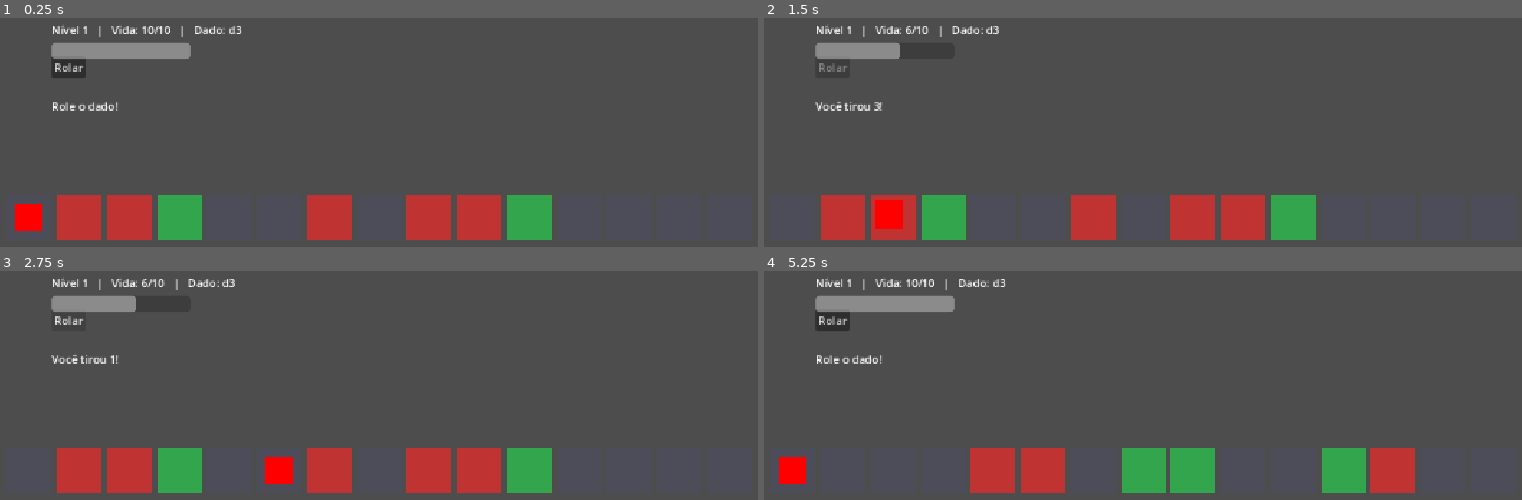
Above: before the commit, frames 1-4 (two rows, left to right).
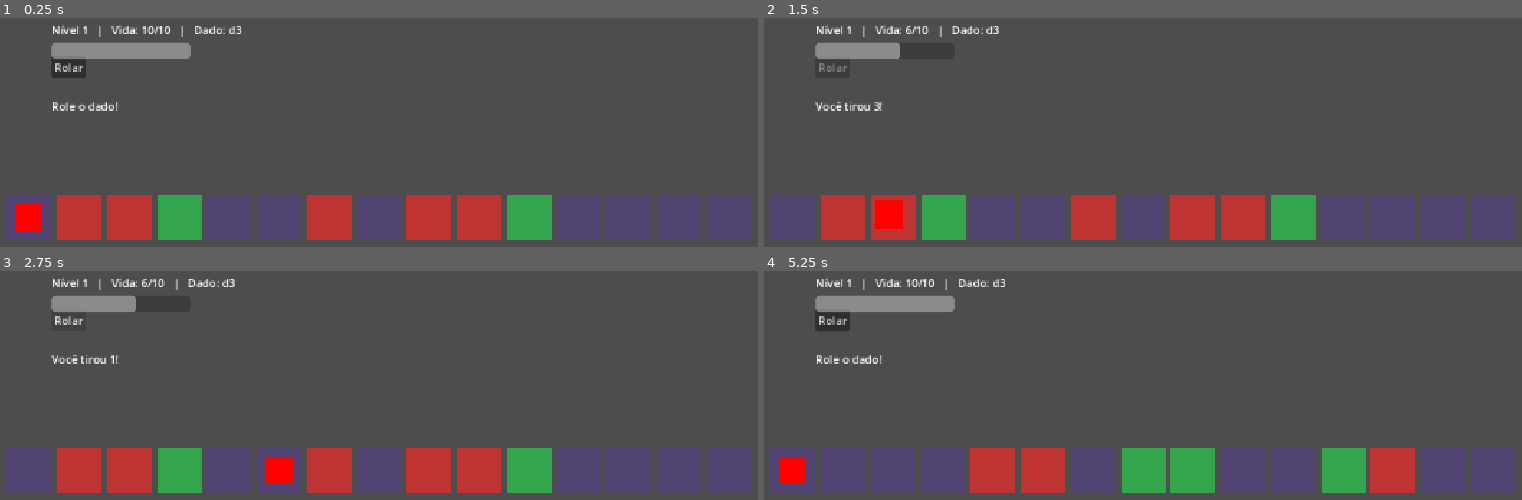
Above: after the commit, the same moments.

Repository: icamarassa/Dice-Run
Game: Godot game, scene res://scenes/main.tscn
Same seed, same stepped clock (60 frames per second), same inputs: the game is played once before the commit and once after it.
Inputs:
- Up to frame 1 (0.25 s): no input
- Up to frame 2 (1.5 s): click "Rolar" at 0.5 s; click "Rolar" at 1.25 s
- Up to frame 3 (2.75 s): click "Rolar" at 2 s
- Up to frame 4 (5.25 s): tap Enter at 2.75 s; tap Space at 4.25 s; click "Jogar de novo?" at 5 s

The runs differ from the first frame. In frame 1, 8.8% of the frame differs, in the area x 0-100%, y 77-97%; in frame 2, 9.2%; in frame 3, 8.8%; in frame 4, 10%.

Commit message:
Marco 3.5: níveis crescentes e câmera

Diff:
--- a/scenes/main.tscn
+++ b/scenes/main.tscn
@@ -49,3 +49,5 @@
 offset_right = 40.0
 offset_bottom = 40.0
 color = Color(1, 0, 0, 1)
+
+[node name="Camera2D" type="Camera2D" parent="." unique_id=1690541185]
--- a/scripts/main.gd
+++ b/scripts/main.gd
@@ -4,10 +4,14 @@
 
 enum TipoCasa { NEUTRA, BUFF, DEBUFF }
 
-var TOTAL_CASAS := 15
+var total_casas := 15
 const TAMANHO_CASA := 64
 const ESPACO := 8
 const ORIGEM := Vector2(36, 300)
+
+# Metade da janela (1152x648)
+const METADE_LARGURA := 576.0
+const METADE_ALTURA := 324.0
 
 const VIDA_INICIAL := 10
 const DANO_BASE := 4
@@ -22,7 +26,7 @@
 const PASTA_BUFFS := "res://dados/buffs/"
 
 const CORES := {
-	TipoCasa.NEUTRA: Color(0.3, 0.3, 0.35),
+	TipoCasa.NEUTRA: Color(0.319, 0.267, 0.45, 1.0),
 	TipoCasa.BUFF: Color(0.2, 0.65, 0.3),
 	TipoCasa.DEBUFF: Color(0.75, 0.2, 0.2),
 }
@@ -38,11 +42,13 @@
 var tipos_casas: Array[int] = []
 var todos_buffs: Array[Buff] = []
 var painel_escolha: PanelContainer
+var tween_camera: Tween
 var ocupado := false
 var jogo_terminou := false
 
 @onready var tabuleiro: Node2D = $Tabuleiro
 @onready var marcador: ColorRect = $Marcador
+@onready var camera: Camera2D = $Camera2D
 @onready var botao_rolar: Button = $UI/BotaoRolar
 @onready var label_resultado: Label = $UI/LabelResultado
 @onready var label_vida: Label = $UI/LabelVida
@@ -99,22 +105,24 @@
 # ---------- Tabuleiro e níveis ----------
 
 func _montar_nivel() -> void:
-	# Limpa o tabuleiro anterior, se houver
 	for casa in tabuleiro.get_children():
 		casa.queue_free()
+
 	tipos_casas.clear()
 	posicao_atual = 0
+	casas_andadas = 0
 
 	_criar_tabuleiro()
 	marcador.position = _posicao_do_marcador(0)
+	_atualizar_camera(false)
 	_atualizar_vida()
 
 
 func _criar_tabuleiro() -> void:
-	for i in TOTAL_CASAS:
+	for i in total_casas:
 		# Primeira e última casas sempre neutras
 		var tipo: int = TipoCasa.NEUTRA
-		if i != 0 and i != TOTAL_CASAS - 1:
+		if i != 0 and i != total_casas - 1:
 			tipo = _sortear_tipo()
 		tipos_casas.append(tipo)
 
@@ -148,8 +156,6 @@
 
 
 func _transicao_de_nivel() -> void:
-	vida = min(vida * 0.2, vida_maxima)
-
 	var tela := ColorRect.new()
 	tela.color = Color(0, 0, 0, 0)
 	tela.set_anchors_and_offsets_preset(Control.PRESET_FULL_RECT)
@@ -169,9 +175,13 @@
 	t.tween_property(tela, "color:a", 1.0, 0.5)
 	await t.finished
 
-	# Troca de nível com a tela escura
+	# Troca de nível enquanto a tela está preta
 	nivel += 1
+	total_casas += 2
+	vida = mini(vida + 2, vida_maxima)
+
 	_montar_nivel()
+
 	label_resultado.text = "Nível %d! Os perigos aumentaram." % nivel
 	titulo.text = "Nível %d" % nivel
 
@@ -201,7 +211,7 @@
 
 	# Anda casa por casa
 	for i in resultado:
-		if posicao_atual >= TOTAL_CASAS - 1:
+		if posicao_atual >= total_casas - 1:
 			break
 		posicao_atual += 1
 		await _mover_um_passo(posicao_atual)
@@ -216,6 +226,10 @@
 
 func _mover_um_passo(indice: int) -> void:
 	var destino := _posicao_do_marcador(indice)
+
+	# A câmera começa a andar junto com o marcador
+	_atualizar_camera(true, destino.x)
+
 	var tween := create_tween()
 	tween.set_parallel(true)
 	# Desliza no eixo X enquanto sobe e desce no Y (o "pulinho")
@@ -252,7 +266,7 @@
 		label_resultado.text += "\nCasa de buff! Escolha uma melhoria."
 		await _escolher_buff()
 
-	if posicao_atual == TOTAL_CASAS - 1:
+	if posicao_atual == total_casas - 1:
 		await _transicao_de_nivel()
 
 
@@ -333,14 +347,36 @@
 	get_tree().reload_current_scene()
 
 
+# ---------- Câmera ----------
+
+func _atualizar_camera(animado := true, x_marcador := -1.0) -> void:
+	if x_marcador < 0.0:
+		x_marcador = marcador.position.x
+
+	# Limite: não mostrar espaço vazio depois do fim do tabuleiro
+	var fim_do_tabuleiro := ORIGEM.x + total_casas * (TAMANHO_CASA + ESPACO)
+	var alvo_x := minf(x_marcador + 200.0, fim_do_tabuleiro - METADE_LARGURA + 36.0)
+	# Limite: não passar do início
+	var alvo := Vector2(maxf(alvo_x, METADE_LARGURA), METADE_ALTURA)
+
+	if tween_camera:
+		tween_camera.kill()
+
+	if animado:
+		tween_camera = create_tween()
+		tween_camera.tween_property(camera, "position", alvo, 0.2)
+	else:
+		camera.position = alvo
+
+
 # ---------- Juice ----------
 
 func _tremer(intensidade := 8.0) -> void:
 	var tween := create_tween()
 	for i in 6:
 		var desvio := Vector2(randf_range(-1.0, 1.0), randf_range(-1.0, 1.0)) * intensidade
-		tween.tween_property(self, "position", desvio, 0.03)
-	tween.tween_property(self, "position", Vector2.ZERO, 0.03)
+		tween.tween_property(camera, "offset", desvio, 0.03)
+	tween.tween_property(camera, "offset", Vector2.ZERO, 0.03)
 
 
 func _piscar() -> void:
